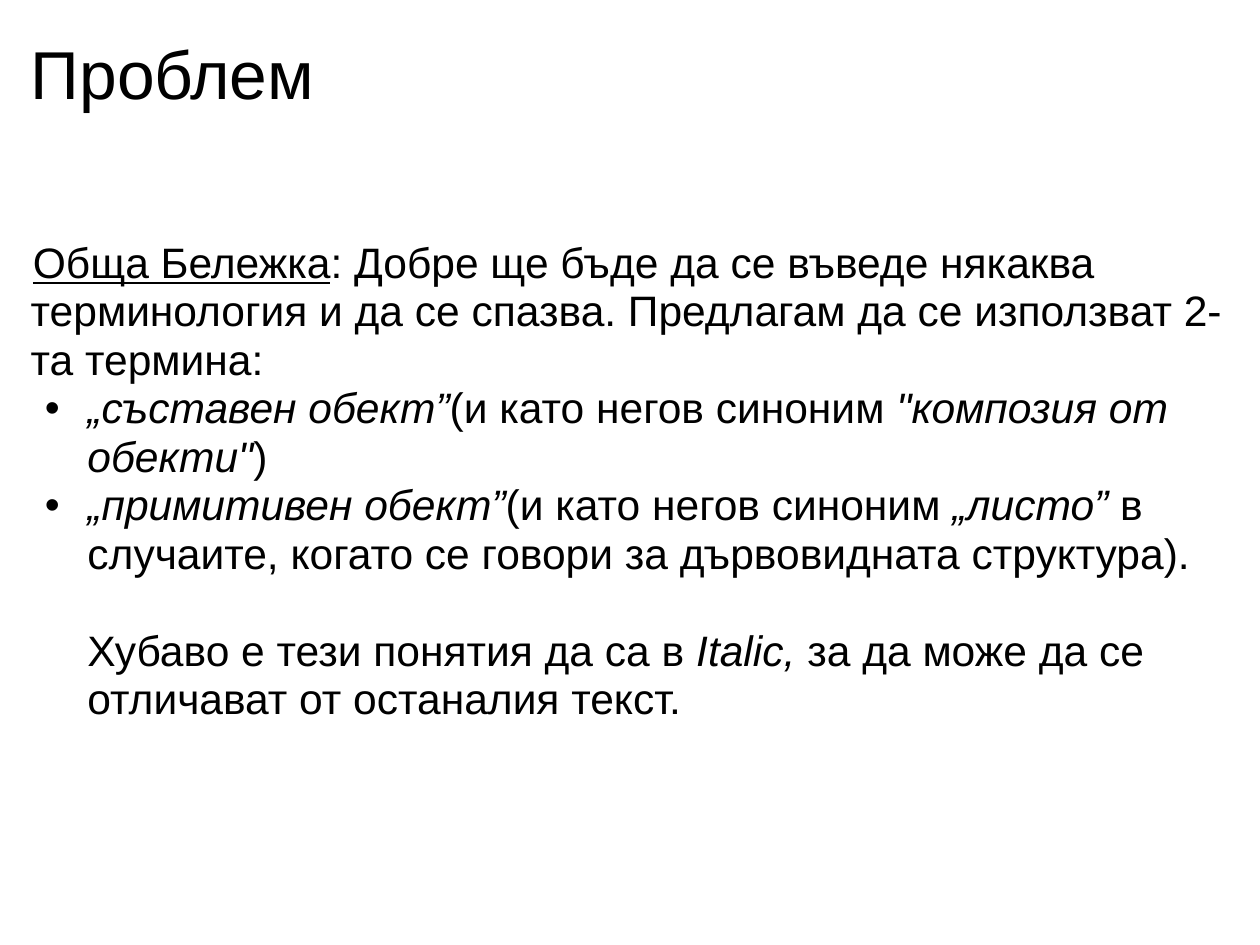
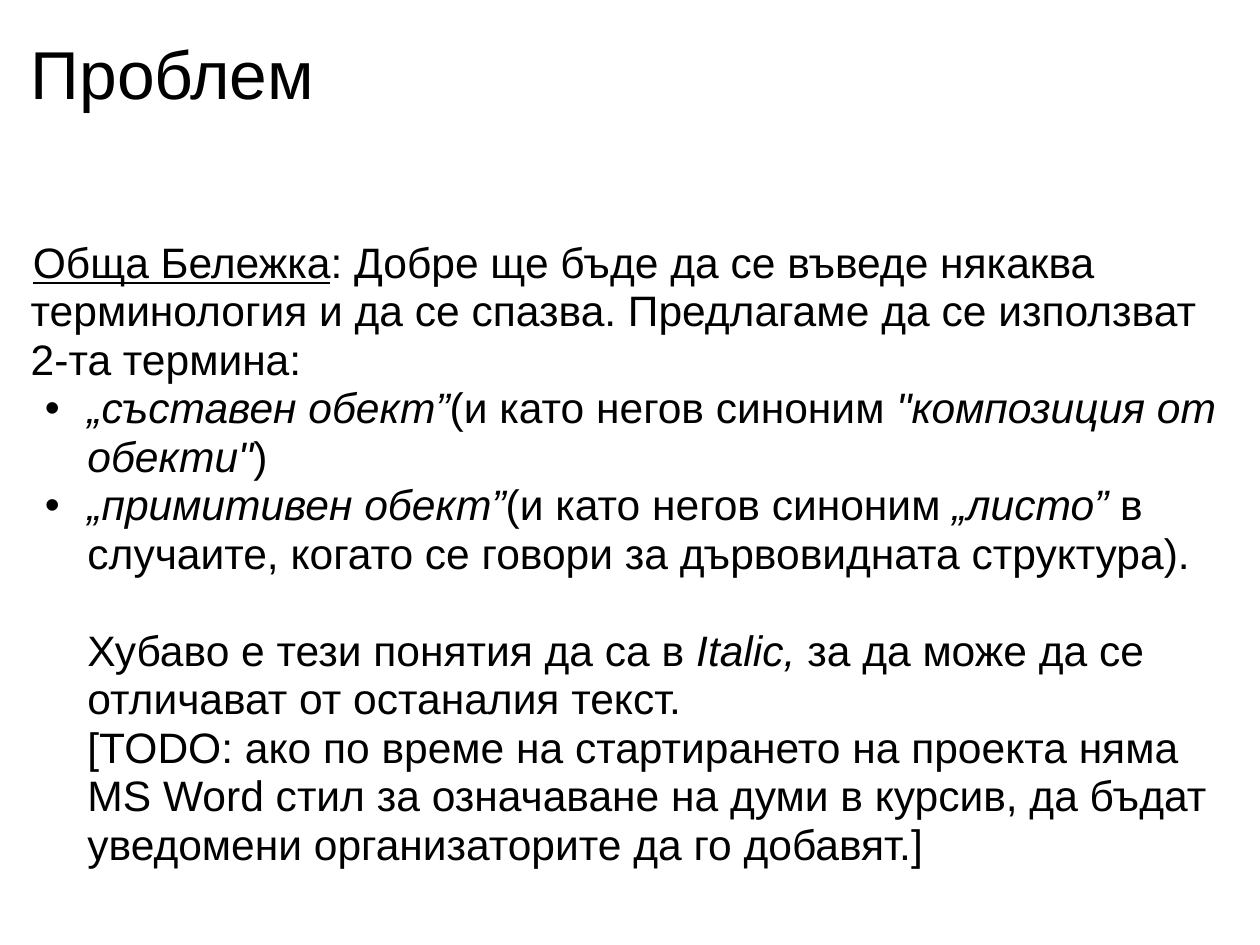
Before and after one commit to uamartins/design-patterns-book, a slide deck: slide 2 of resources/Chapter-13-Composite/Chapter-13-Composite.ppt. Drawn at 1260x945 pixels with LibreOffice and Linux fonts; fonts in the diff are those of the drawing. Boxes give left, top, right and bottom in pixels: in the first picture for what was removed or moved away, otherwise in the second. Text is boxed around its words. In the diff, an @@ line names an element or a change of style, - is before the commit and + after.

```diff
--- a/resources/Chapter-13-Composite/Chapter-13-Composite.ppt
+++ b/resources/Chapter-13-Composite/Chapter-13-Composite.ppt
@@ text at box(31, 247, 1216, 868): text changed @@
-Обща Бележка: Добре ще бъде да се въведе някаква терминология и да се спазва. Предлагам да се използват 2-та термина:
-  • „съставен обект”(и като негов синоним "композия от обекти")
-  • „примитивен обект”(и като негов синоним „листо” в случаите, когато се говори за дървовидната структура).
-    Хубаво е тези понятия да са в Italic, за да може да се отличават от останалия текст.
+Обща Бележка: Добре ще бъде да се въведе някаква терминология и да се спазва. Предлагаме да се използват 2-та термина:
+  • „съставен обект”(и като негов синоним "композиция от обекти")
+  • „примитивен обект”(и като негов синоним „листо” в случаите, когато се говори за дървовидната структура).
+    Хубаво е тези понятия да са в Italic, за да може да се отличават от останалия текст.
+    [TODO: ако по време на стартирането на проекта няма MS Word стил за означаване на думи в курсив, да бъдат уведомени организаторите да го добавят.]
```
Also in this commit, not shown: 5 other slides changed, 1 other file.
